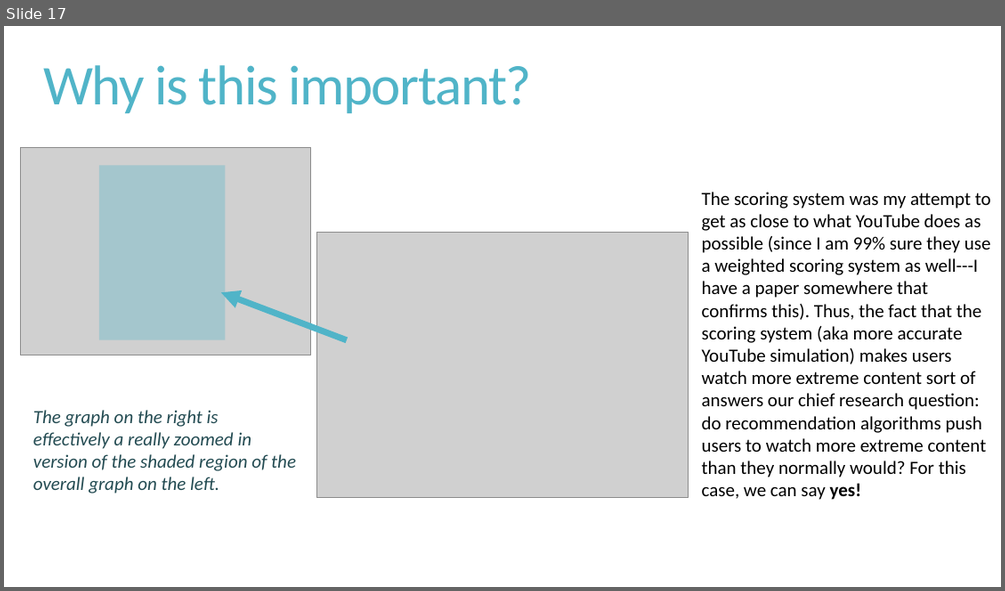
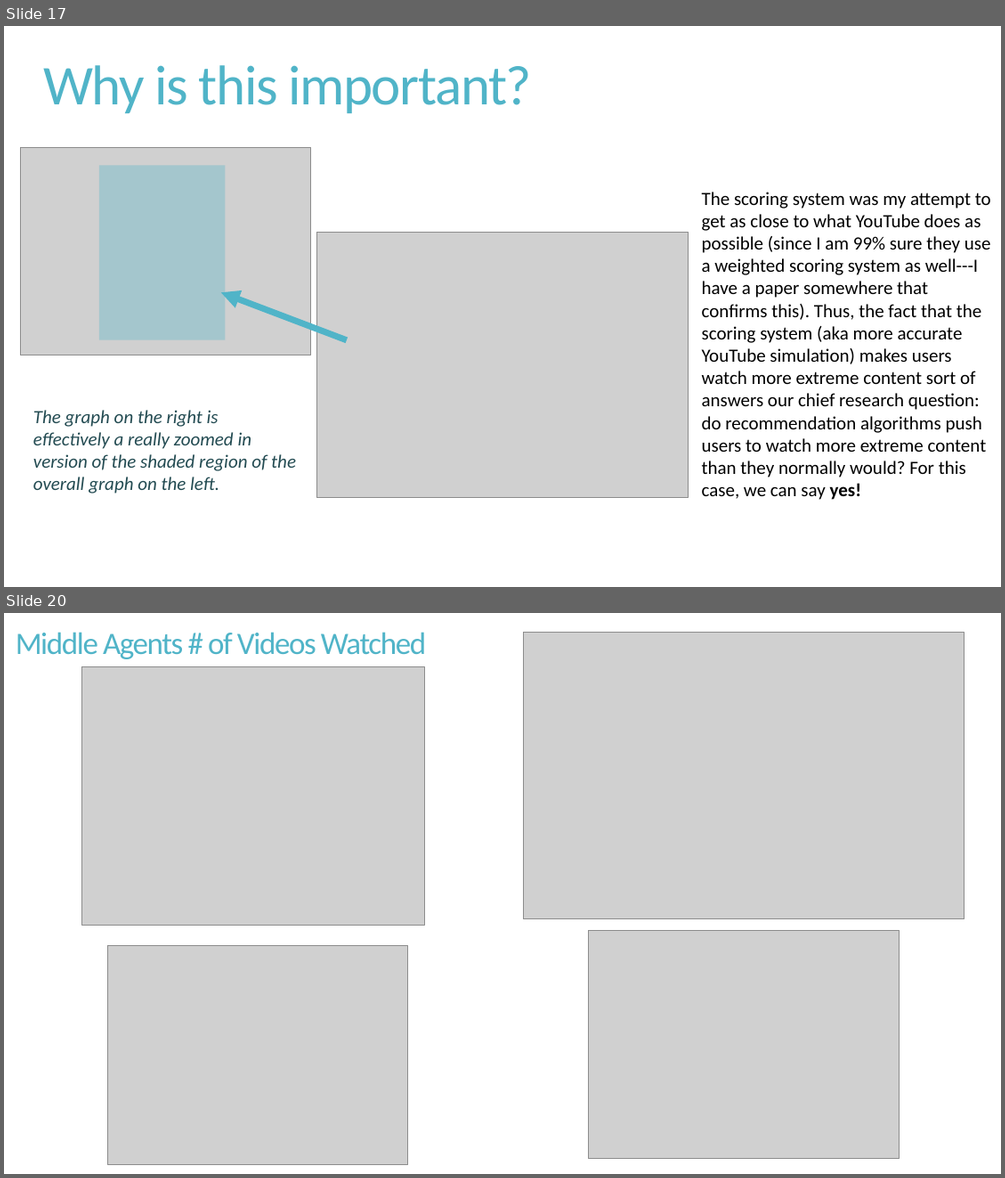
Before and after one commit to snyder-research-group/tools-of-justice, a slide deck: youtube simulation/Current Status of YouTube Simulation - 1-9-24.pptx. Shown one above the other, each under a label of ours: slide 17 before the commit, slides 17 and 20 after it; the slides between them are not shown. The pictures are 1005x591 and 1005x1178 pixels, drawn with LibreOffice and Linux fonts; fonts in the diff are those of the drawing; grey boxes stand for pictures. Boxes give left, top, right and bottom in pixels: in the first picture for what was removed or moved away, otherwise in the second. Text is boxed around its words. In the diff, an @@ line names an element or a change of style, - is before the commit and + after.

```diff
--- a/youtube simulation/Current Status of YouTube Simulation - 1-9-24.pptx
+++ b/youtube simulation/Current Status of YouTube Simulation - 1-9-24.pptx
@@ slide 20 added at box(4, 613, 1001, 1174), background #FFFFFF @@
@@ title added at box(16, 632, 426, 659), 30 pt, text #50B4C8 @@
+Middle Agents # of Videos Watched
@@ picture added at box(523, 633, 964, 919) @@
@@ picture added at box(81, 666, 424, 925) @@
@@ picture added at box(589, 930, 899, 1159) @@
@@ picture added at box(108, 945, 408, 1163) @@
```
Also in this commit, not shown: 3 other slides added, 1 slide removed.
